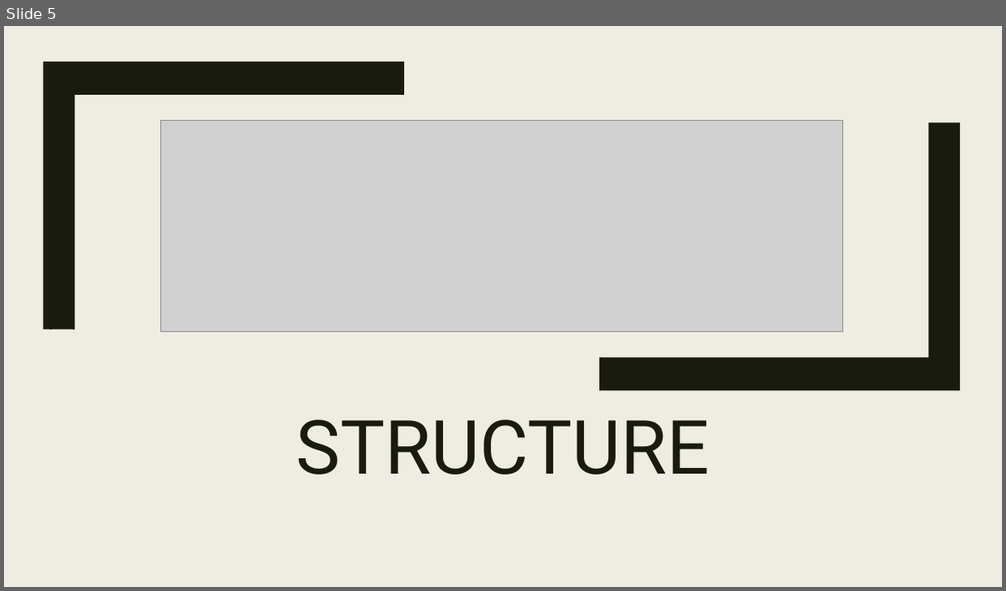
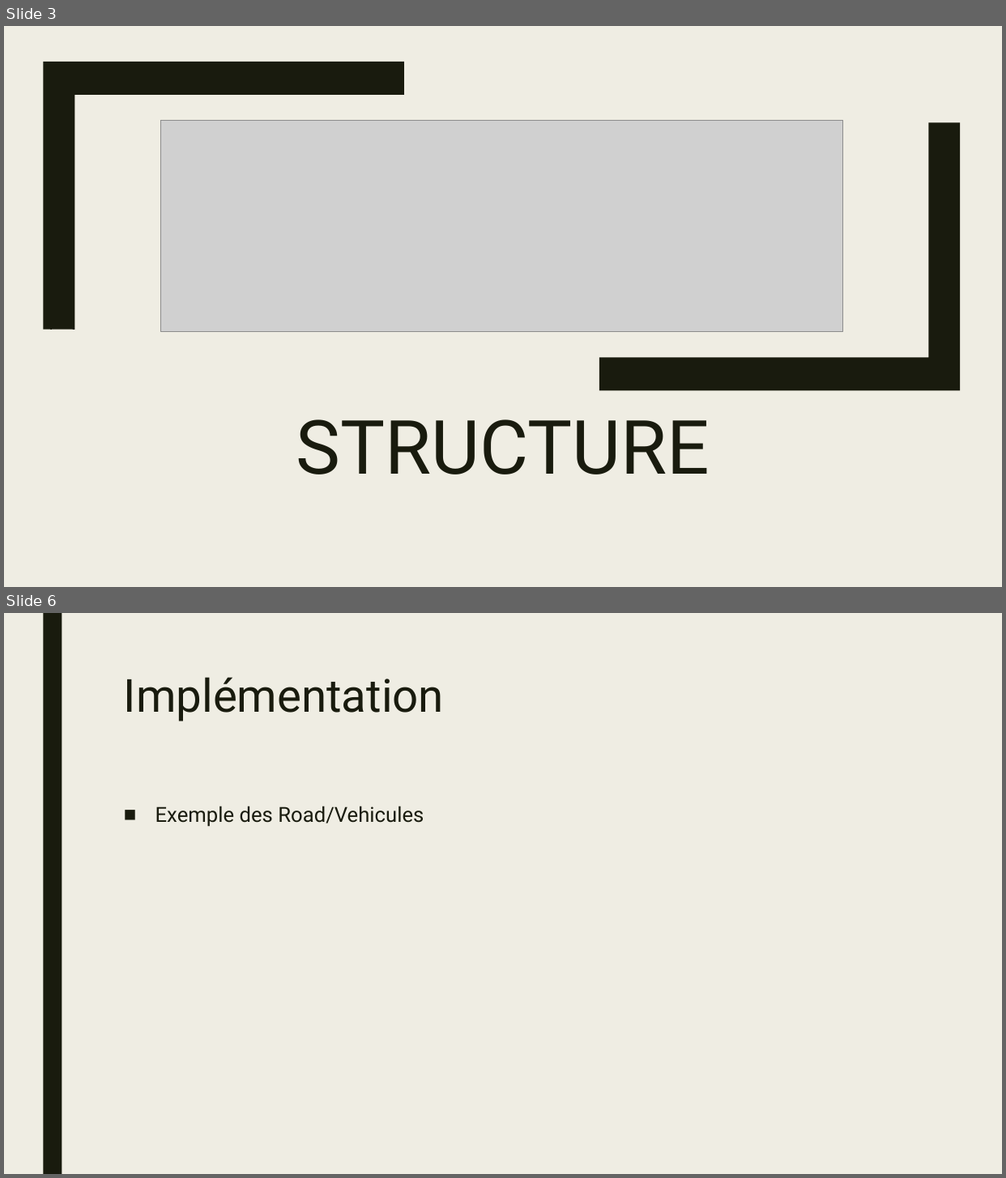
Before and after one commit to AliceThunderWind/MCR-Project-RPG, a slide deck: documents/Présentation MCR.pptx. Shown one above the other, each under a label of ours: slide 5 before the commit, slides 3 and 6 after it; the slides between them are not shown. The pictures are 1006x591 and 1006x1178 pixels, drawn with LibreOffice and Linux fonts; fonts in the diff are those of the drawing; grey boxes stand for pictures. Boxes give left, top, right and bottom in pixels: in the first picture for what was removed or moved away, otherwise in the second. Text is boxed around its words. In the diff, an @@ line names an element or a change of style, - is before the commit and + after.

```diff
--- a/documents/Présentation MCR.pptx
+++ b/documents/Présentation MCR.pptx
@@ slide 6 added at <box>4,613,1002,1174</box>, background #EFEDE3; not listed: 1 template element that a slide beside it also shows @@
@@ title added at <box>124,677,444,722</box>, 44 pt, text #191B0E @@
+Implémentation
@@ text added at <box>155,806,424,827</box>, 20 pt, text #191B0E @@
+■ Exemple des Road/Vehicules
@@ what was slide 5 is now slide 3 @@
```
Also in this commit, not shown: 1 slide changed, 4 other slides added, 5 slides removed.
